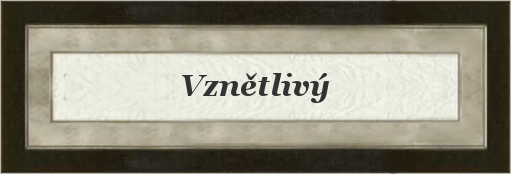
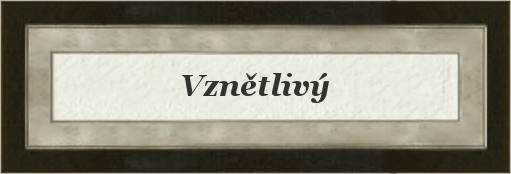
Layered file, before and after one edit (511×174). Changes by layer:
painted on "Card" over [left=30, top=33, right=488, bottom=141]
